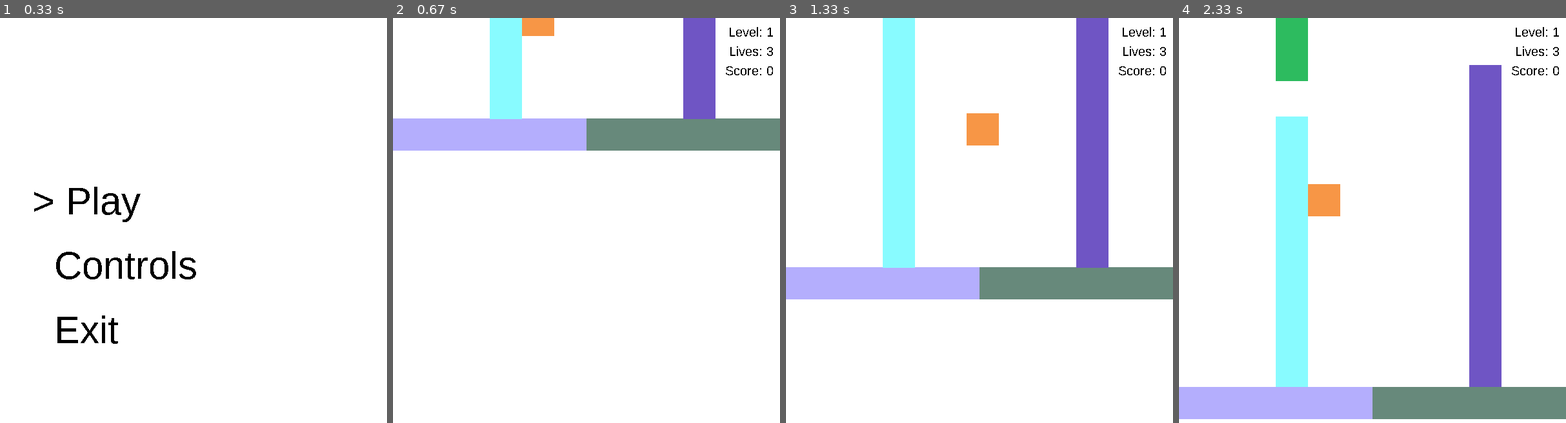
Above: before the commit, frames 1-4 (left to right).
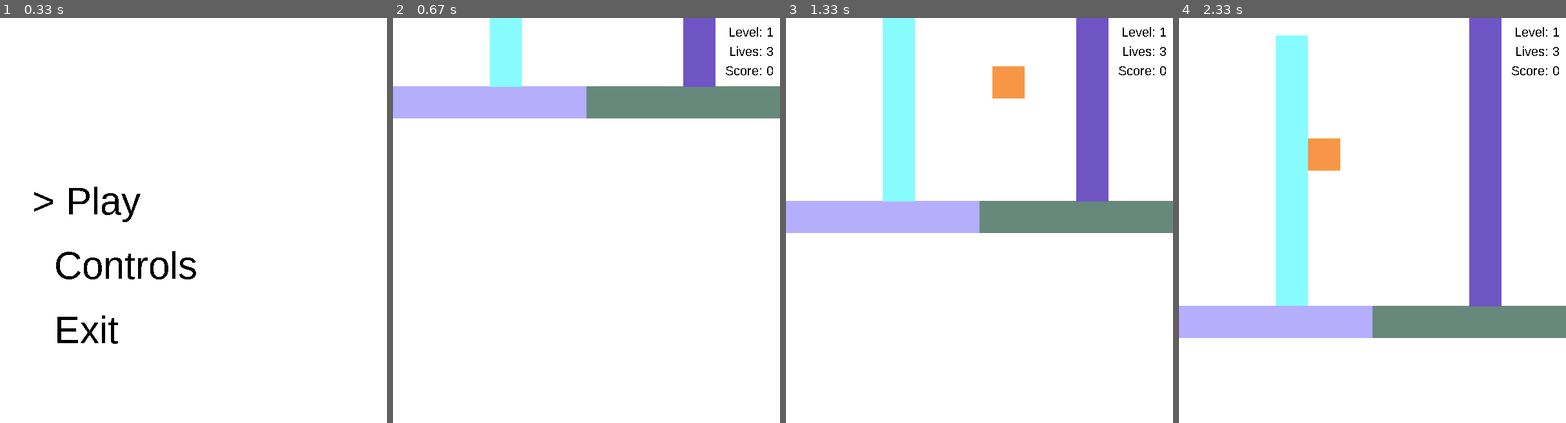
Above: after the commit, the same moments.

Repository: spookydoodle/bounce_pygame
Game: pygame game, started from main.py
Two runs of this game, one before a commit and one after it. Both use one fixed random seed, a clock stepped at 60 frames per second and the inputs below.
Inputs:
- Up to frame 1 (0.33 s): no input
- Up to frame 2 (0.67 s): tap Enter at 0.33 s
- Up to frame 3 (1.33 s): hold Right 0.67-1.13 s; hold Left from 1.17 s (still down)
- Up to frame 4 (2.33 s): release Left at 1.7 s; hold Q from 2.17 s (still down); hold Right from 2.17 s (still down)

Frame 1 is identical in both runs. In frame 2, 16% of the frame differs, in the area x 0-100%, y 0-33%; in frame 3, 19%; in frame 4, 22%, in the area x 0-100%, y 0-100%.

Commit message:
player crashing and game level loop

Diff:
--- a/bounce/controls.py
+++ b/bounce/controls.py
@@ -54,7 +54,8 @@
         selected_marker = ">"; unselected_marker = " "
 
         # clean game area
-        screen.blit(background_image.raw_image, (0, 0))
+        #screen.blit(background_image.raw_image, (0, 0))
+        screen.fill(WHITE, (0, 0, screen.get_size()[0], screen.get_size()[1]))
 
 
         for j in range(len(self.CONTROLS_DESC[0])):
--- a/bounce/game.py
+++ b/bounce/game.py
@@ -5,7 +5,7 @@
 from .obstacles_list import *
 from .score import *
 from .camera import *
-from bounce.destination import Destination
+from .destination import Destination
 from . import image, image_paths
 import random
 
@@ -13,7 +13,7 @@
 
     def __init__(self):
         State.__init__(self)
-        self.active_state = "game"
+        self.active_state = "Play"
         self.level = 0
 
         self.gameboard = GameBoard([])
@@ -24,7 +24,6 @@
 
         self.score = Score(3)
 
-        self.game_over = False
         self.won_level = False
         self.new_level = True
 
@@ -32,7 +31,7 @@
 
 
     def next_destination(self):
-        if self.active_state == "Menu": return Desination.MENU
+        if self.active_state == "Menu": return Destination.MENU
         elif self.active_state == "Exit": return Destination.EXIT
 
 
@@ -47,7 +46,7 @@
             self.player.rect.bottom = -100
             self.new_level = False
 
-        if not self.game_over:
+        if not self.is_game_over():
             if not self.won_level:
 
                 # append new obstacles and delete invisible ones depending on player.y position
@@ -57,7 +56,7 @@
                 self.camera.adjust(screen, self.player)
 
                 self.player.move(screen, event, self.gameboard)
-                self.check_game_result()
+                #self.check_game_result()
 
             # You won level screen - press any key to move to next level
             else:
@@ -112,9 +111,8 @@
             self.remove_obstacle()
 
 
-    def check_game_result(self):
-        if self.player.is_crashed():
-            self.game_over = True
+    def is_game_over(self):
+        return self.player.is_crashed()
 
 
     def game_over_continue(self, event):
@@ -141,7 +139,7 @@
         # clean game area
         screen.fill(WHITE, (0, 0, screen.get_size()[0], screen.get_size()[1]))
 
-        if not self.game_over:
+        if not self.is_game_over():
 
             # main game
             if not self.won_level:
@@ -158,7 +156,7 @@
         else:
             game_over_text = ["You lost!", "Total score: {}".format(self.score.total_score),  "Do you want to continue? Y/N"]
             for i, text in enumerate(game_over_text):
-                draw_text(screen, text, font, BLACK, "L", 500, 300 + i * 50)
+                draw_text(screen, text, font, BLACK, "L", 100, 300 + i * 50)
 
             self.draw_main_game(screen, BLACK)
 
--- a/bounce/player.py
+++ b/bounce/player.py
@@ -48,7 +48,7 @@
         return self.v_y > 0
 
     def is_crashed(self):
-        return False  # TODO
+        return (self.rect.left < 50 or self.rect.right > 600)
 
     def is_mid_x(self):
         return self.is_moving_left() or self.is_moving_right()
--- a/main.py
+++ b/main.py
@@ -48,7 +48,7 @@
     game_state.display_frame(screen, background_image)
 
     # Limit to N frames per second
-    clock.tick(90)
+    clock.tick(60)
 
 
 pygame.quit()
Binary file added: bounce/graphics/player_crash.png
